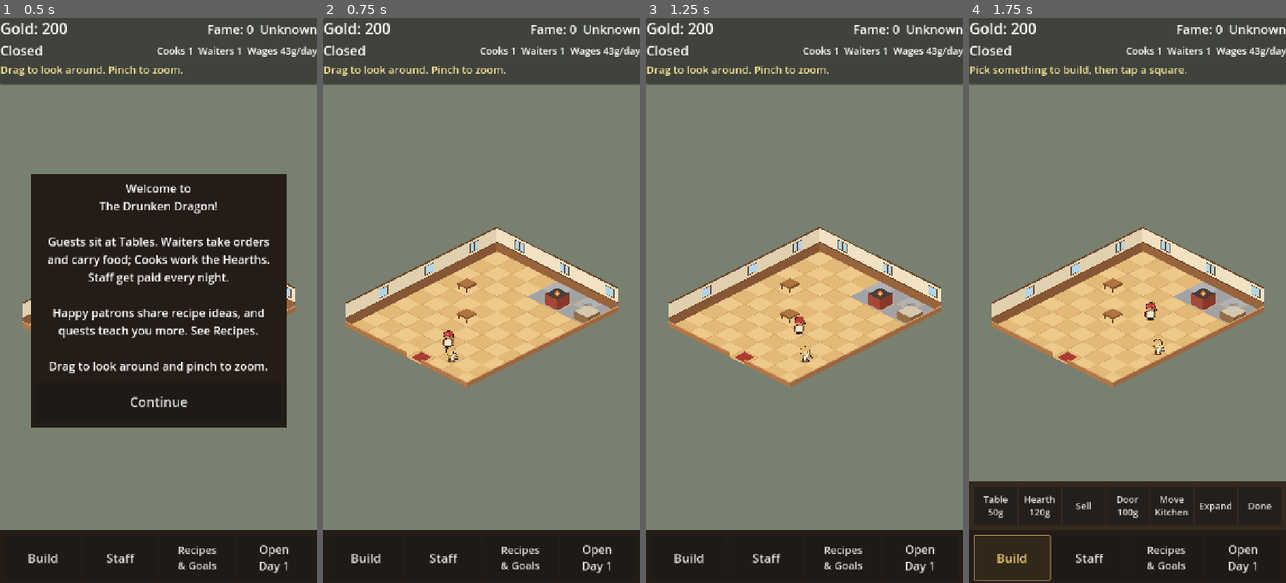
Above: before the commit, frames 1-4 (left to right).
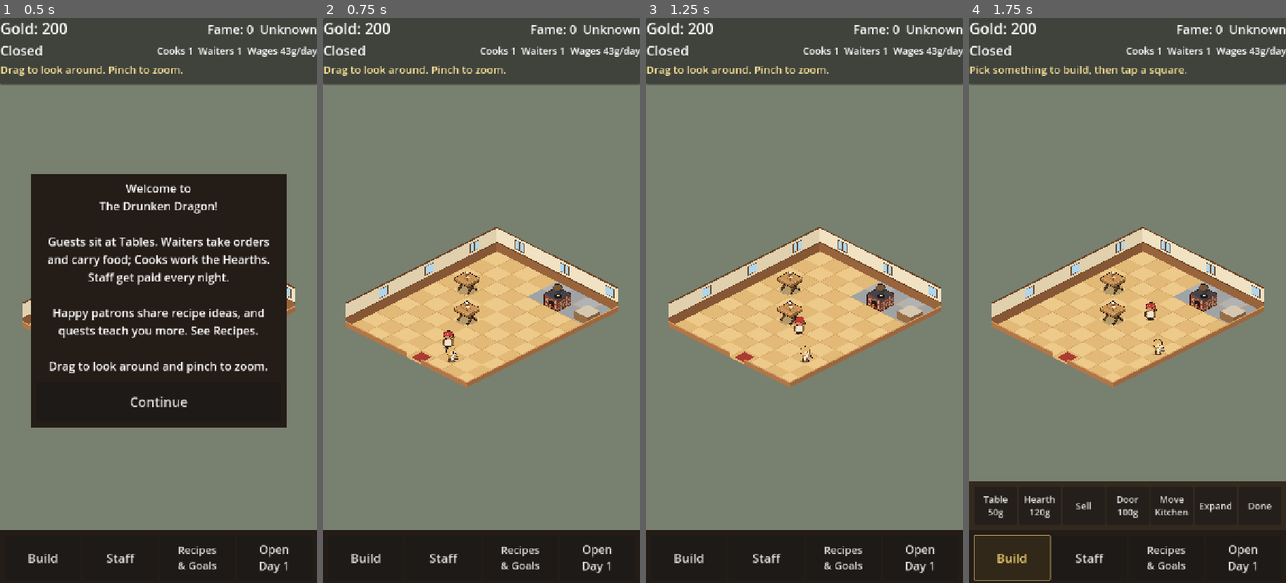
Above: after the commit, the same moments.

Repository: unclepappygaming/drunken-dragon
Game: Godot game, scene res://scenes/main.tscn
Same seed, same stepped clock (60 frames per second), same inputs: the game is played once before the commit and once after it.
Inputs:
- Up to frame 1 (0.5 s): no input
- Up to frame 2 (0.75 s): click "Continue" at 0.5 s
- Up to frame 3 (1.25 s): no input
- Up to frame 4 (1.75 s): click "Build" at 1.25 s

Frame 1 is identical in both runs. In frame 2, 0.6% of the frame differs, in the area x 41-85%, y 44-55%; in frame 3, 0.6%; in frame 4, 0.6%.

Commit message:
Pixel-art table and brick stove in the isometric view
Tables are now the plank trestle with mugs and Hearths the brick stove,
whose fire flickers while a dish cooks. The pass loses its PASS label;
its look is still being picked (tools/sprites/furniture_options.png).

Co-Authored-By: Claude Opus 5.5 <noreply@anthropic.com>
Claude-Session: https://claude.ai/code/session_019VRsRCogzWm6kk6t1eMEE4

Diff:
--- a/scripts/tavern_grid.gd
+++ b/scripts/tavern_grid.gd
@@ -752,6 +752,7 @@
 	prop.kind = kind
 	prop.cell = cell
 	prop.position = at
+	prop.texture_filter = CanvasItem.TEXTURE_FILTER_NEAREST   # crisp pixel art
 	_props_node.add_child(prop)
 	return prop
 
@@ -1070,25 +1071,33 @@
 	return lift
 
 
+# Pixel-art furniture (drawn by tools/sprites/make_furniture.py). Each
+# frame is 64 x 72 with the middle of its square at (32, 58), drawn at 2x
+# like the characters.
+const TABLE_ART: Texture2D = preload("res://assets/sprites/furniture/table.png")
+const HEARTH_ART: Texture2D = preload("res://assets/sprites/furniture/hearth.png")
+const ART_FRAME := Vector2(64, 72)
+const ART_ANCHOR := Vector2(32, 58)
+const ART_SCALE: float = 2.0
+
+
+func _draw_art(prop: FloorProp, art: Texture2D, frame: int = 0) -> void:
+	var source := Rect2(Vector2(ART_FRAME.x * frame, 0), ART_FRAME)
+	prop.draw_texture_rect_region(art, Rect2(-ART_ANCHOR * ART_SCALE, ART_FRAME * ART_SCALE), source)
+
+
 func _draw_table(prop: FloorProp) -> void:
-	# Three visible legs, then the tabletop resting on them.
-	var leg := Color8(95, 60, 34)
-	var hw: float = TILE_W / 2.0 * 0.55
-	var hh: float = TILE_H / 2.0 * 0.55
-	for corner in [Vector2(-hw, 0), Vector2(0, hh), Vector2(hw, 0)]:
-		prop.draw_line(corner, corner + Vector2(0, -14), leg, 3.0)
-	_draw_block(prop, 0.62, 20.0, Color8(176, 116, 64), Color8(140, 90, 48), Color8(120, 76, 40), 14.0)
+	_draw_art(prop, TABLE_ART)
 
 
 func _draw_hearth(prop: FloorProp) -> void:
 	var font: Font = ThemeDB.fallback_font
-	var top: Vector2 = _draw_block(prop, 0.8, 34.0, Color8(70, 62, 60), Color8(165, 72, 52), Color8(135, 56, 42))
 	var h: Dictionary = hearths[prop.cell]
 	var cooking: bool = not h["job"].is_empty()
-	# The fire flickers while something is cooking.
-	var flicker: float = 1.0 + 0.15 * sin(Time.get_ticks_msec() / 90.0) if cooking else 0.8
-	prop.draw_circle(top, 10.0 * flicker, Color8(235, 120, 40))
-	prop.draw_circle(top, 5.0 * flicker, Color8(255, 210, 90))
+	# Frame 0 is the idle glow; while cooking, the fire cycles frames 1-3.
+	var frame: int = 1 + (Time.get_ticks_msec() / 140) % 3 if cooking else 0
+	_draw_art(prop, HEARTH_ART, frame)
+	var top := Vector2(0, -50)   # just above the stew pot
 	if cooking:
 		var job: Dictionary = h["job"]
 		var done: float = 1.0 - job["time_left"] / job["total"]
@@ -1107,8 +1116,6 @@
 		var spot: Vector2 = top + Vector2(-14 + i * 14, -2 + (i % 2) * 4)
 		prop.draw_circle(spot, 7.0, Color.WHITE)
 		prop.draw_circle(spot, 4.0, Color8(190, 110, 50))
-	prop.draw_string(ThemeDB.fallback_font, top + Vector2(-30, -14), "PASS",
-			HORIZONTAL_ALIGNMENT_CENTER, 60, 13, Color8(90, 60, 35))
 
 
 func _draw_front_wall(prop: FloorProp) -> void:
Binary file added: assets/sprites/furniture/hearth.png
Not shown, added: assets/sprites/furniture/hearth.png.import
Binary file added: assets/sprites/furniture/table.png
Not shown, added: assets/sprites/furniture/table.png.import
Binary file changed: tools/sprites/furniture_options.png
Not shown, changed: tools/sprites/make_furniture.py
